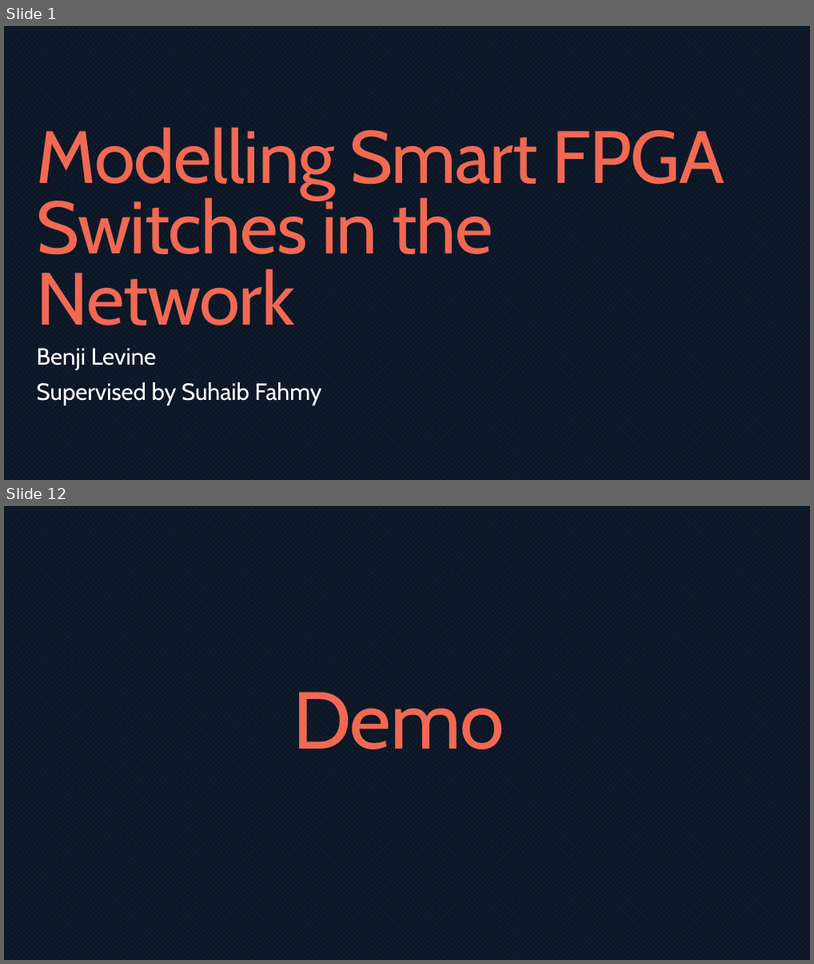
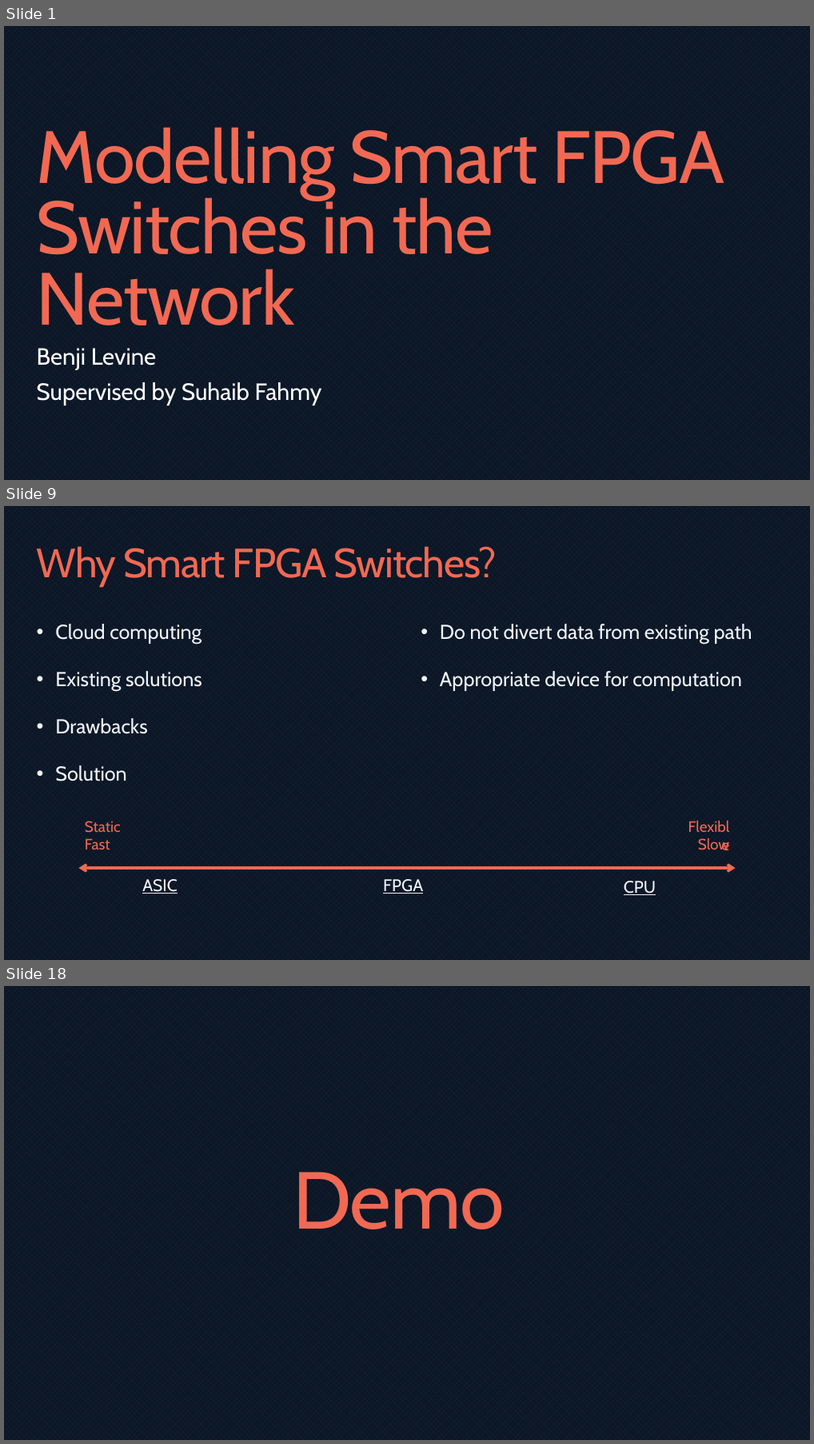
Before and after one commit to bmaximuml/CS351-Reports, a slide deck: Presentation/Network Switch Design on FPGAs.pptx. Shown one above the other, each under a label of ours: slides 1 and 12 before the commit, slides 1, 9 and 18 after it; the slides between them are not shown. The pictures are 814x964 and 814x1444 pixels, drawn with LibreOffice and Linux fonts; fonts in the diff are those of the drawing. Boxes give left, top, right and bottom in pixels: in the first picture for what was removed or moved away, otherwise in the second. Text is boxed around its words. In the diff, an @@ line names an element or a change of style, - is before the commit and + after.

```diff
--- a/Presentation/Network Switch Design on FPGAs.pptx
+++ b/Presentation/Network Switch Design on FPGAs.pptx
@@ slide 9 added at (4,506,810,960), background pattern #1A2A46 on #0C1624 @@
@@ title added at (37,546,497,586), 48.6 pt, text #F16953 @@
+Why Smart FPGA Switches?
@@ text added at (55,624,202,781), 24 pt, text #F0F4FA @@
+• Cloud computing
+• Existing solutions
+• Drawbacks
+• Solution
@@ text added at (440,624,753,691), 24 pt, text #F0F4FA @@
+• Do not divert data from existing path
+• Appropriate device for computation
@@ text added at (676,814,736,838), 18 pt, text #F16953 @@
+Flexible
@@ text added at (85,838,110,849), 18 pt, text #F16953 @@
+Fast
@@ text added at (85,820,121,832), 18 pt, text #F16953 @@
+Static
@@ text added at (698,838,730,850), 18 pt, text #F16953 @@
+Slow
@@ double arrow added from (79, 868) to (736, 868), #F16953 3 pt @@
@@ text added at (142,879,178,893), 20 pt, text #F0F4FA, underline @@
+ASIC
@@ text added at (383,879,423,893), 20 pt, text #F0F4FA, underline @@
+FPGA
@@ text added at (624,880,656,895), 20 pt, text #F0F4FA, underline @@
+CPU
@@ what was slide 12 is now slide 18 @@
```
Also in this commit, not shown: 9 slides changed, 6 other slides added, 1 slide removed, 20 other files.
